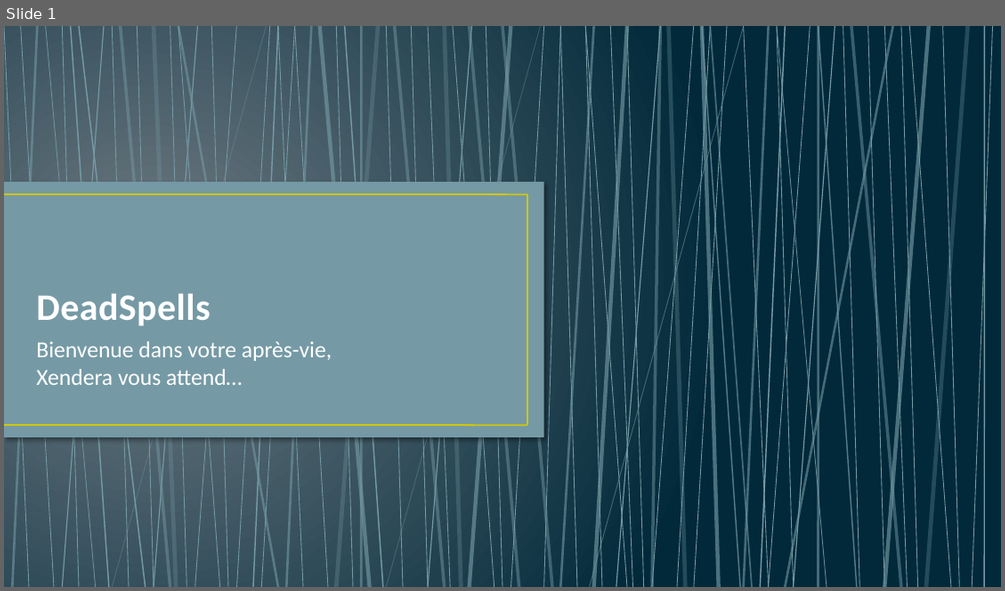
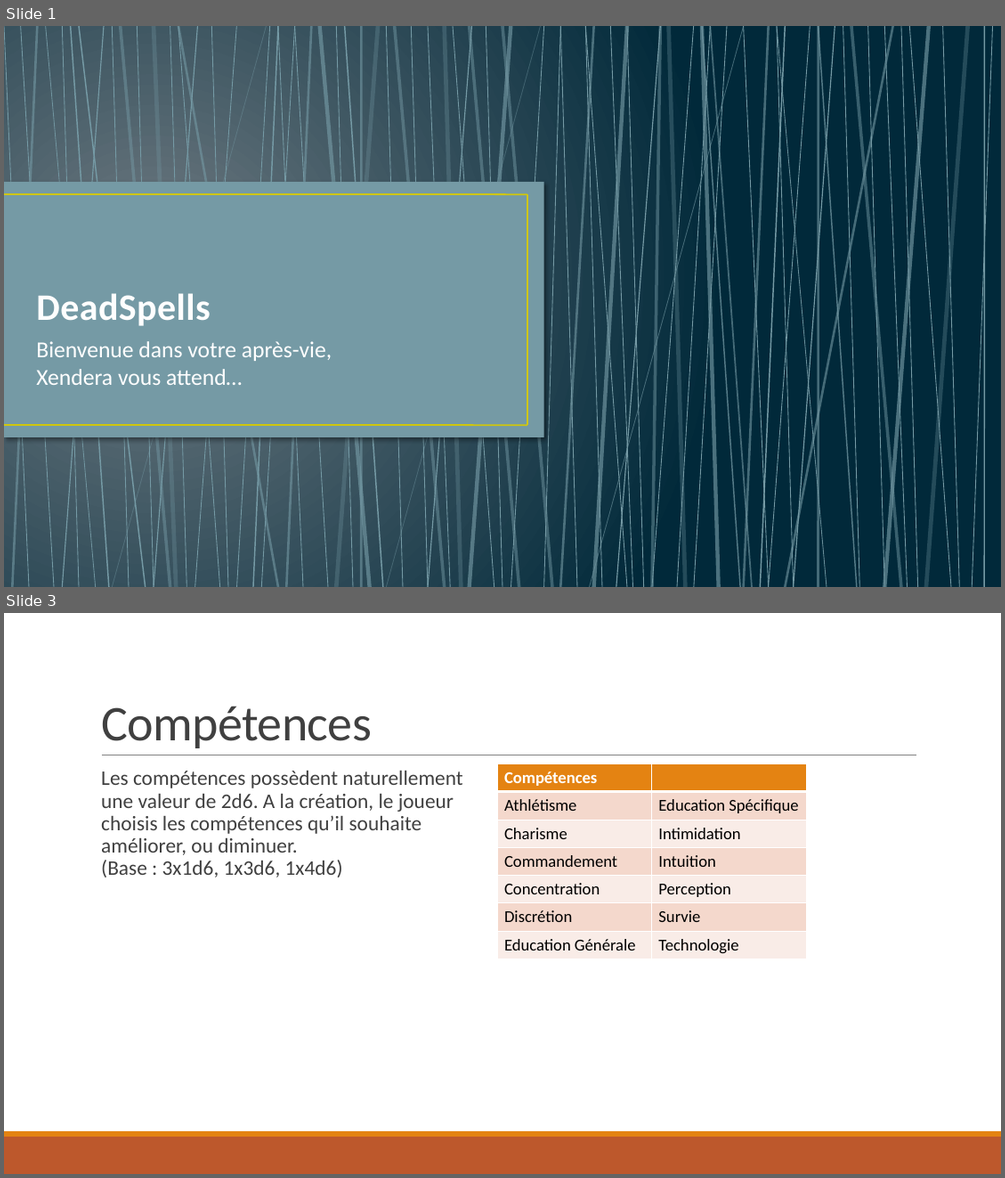
Before and after one commit to NCarrez/JdR-DeadSpells, a slide deck: 00 - Presentation.pptx. Shown one above the other, each under a label of ours: slide 1 before the commit, slides 1 and 3 after it; the slides between them are not shown. The pictures are 1005x591 and 1005x1178 pixels, drawn with LibreOffice and Linux fonts; fonts in the diff are those of the drawing. Boxes give left, top, right and bottom in pixels: in the first picture for what was removed or moved away, otherwise in the second. Text is boxed around its words. In the diff, an @@ line names an element or a change of style, - is before the commit and + after.

```diff
--- a/00 - Presentation.pptx
+++ b/00 - Presentation.pptx
@@ slide 3 added at bbox=[4, 613, 1001, 1174], background #FFFFFF @@
@@ title added at bbox=[101, 706, 372, 748], 48 pt, text #404040 @@
+Compétences
@@ text added at bbox=[101, 771, 462, 877], 20 pt, text #404040 @@
+  Les compétences possèdent naturellement une valeur de 2d6. A la création, le joueur choisis les compétences qu’il souhaite améliorer, ou diminuer.
+  (Base : 3x1d6, 1x3d6, 1x4d6)
@@ line added from (102, 755) to (917, 755), #808080 0.5 pt @@
@@ table added at bbox=[498, 764, 806, 957], 7 rows, 2 columns @@
+Compétences | 
+Athlétisme | Education Spécifique
+Charisme | Intimidation
+Commandement | Intuition
+Concentration | Perception
+Discrétion | Survie
+Education Générale | Technologie
@@ rectangle added at bbox=[4, 1136, 1001, 1174], fill #BD582C @@
@@ rectangle added at bbox=[4, 1131, 1001, 1136], fill #E48312 @@
```
Also in this commit, not shown: 9 slides changed, 5 other slides added, 5 slides removed.
